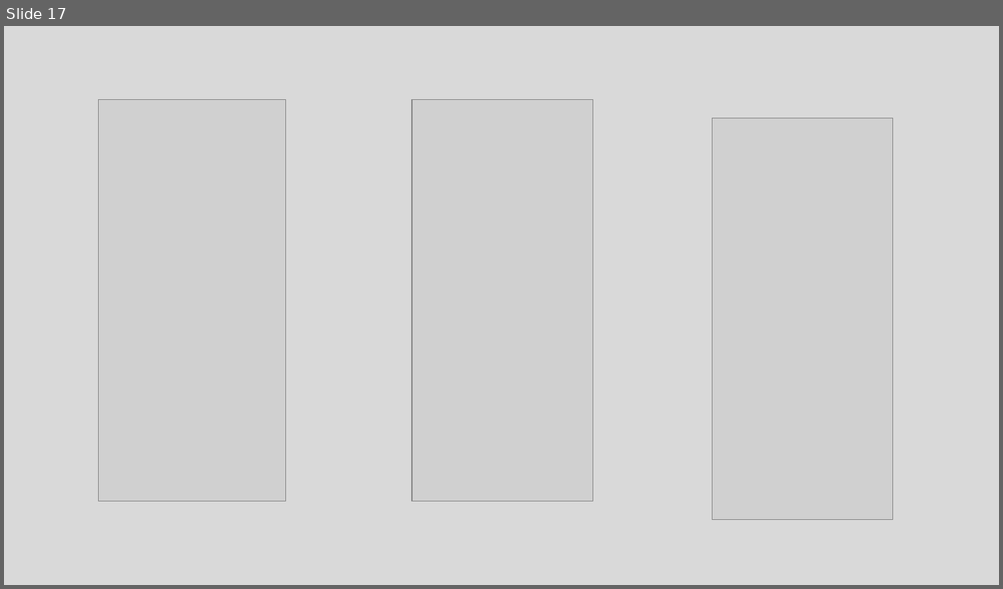
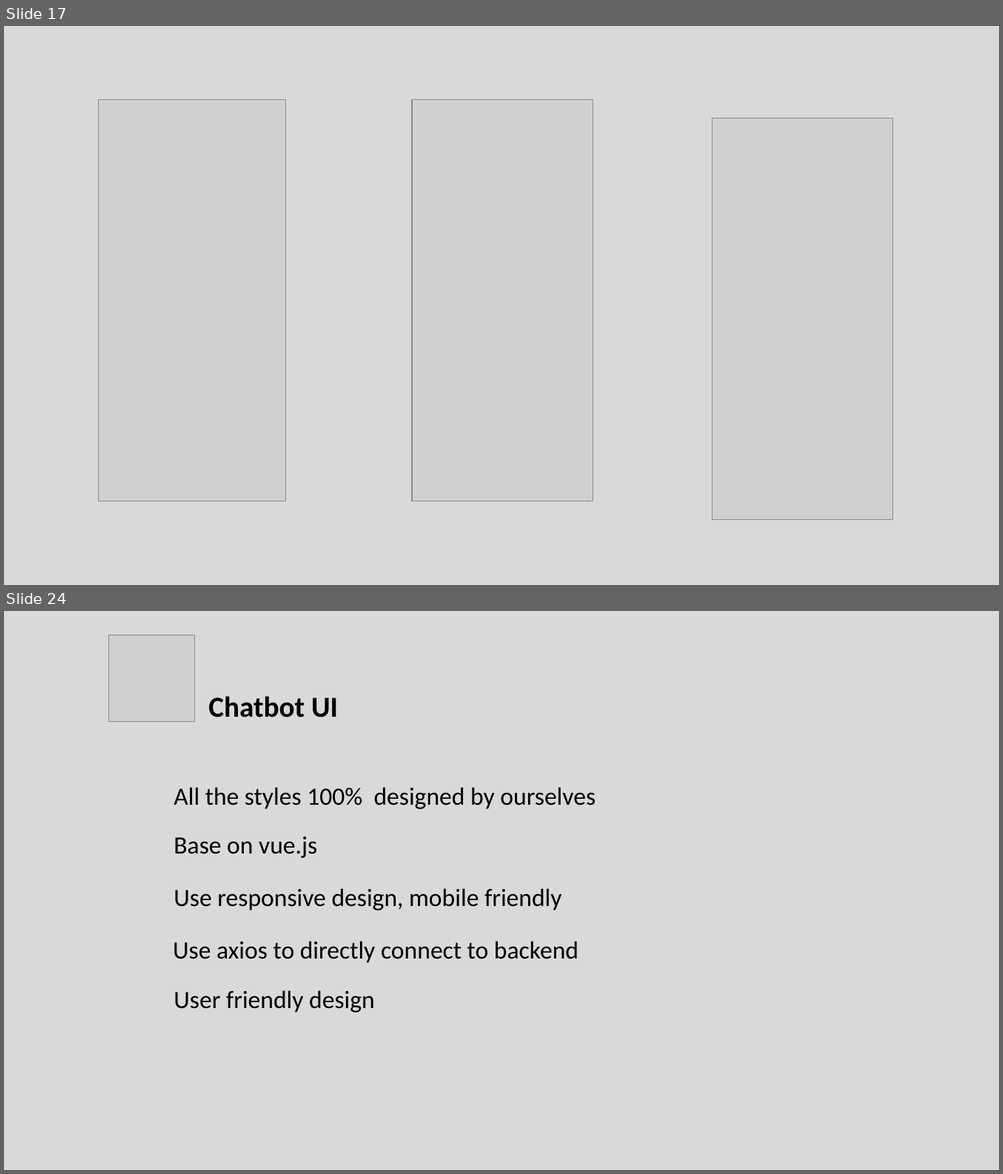
Before and after one commit to henryzt/JPMorgan-CFG19-Project-Access-Chatbot, a slide deck: presentation/Team14.pptx. Shown one above the other, each under a label of ours: slide 17 before the commit, slides 17 and 24 after it; the slides between them are not shown. The pictures are 1003x589 and 1003x1174 pixels, drawn with LibreOffice and Linux fonts; fonts in the diff are those of the drawing; grey boxes stand for pictures. Boxes give left, top, right and bottom in pixels: in the first picture for what was removed or moved away, otherwise in the second. Text is boxed around its words. In the diff, an @@ line names an element or a change of style, - is before the commit and + after.

```diff
--- a/presentation/Team14.pptx
+++ b/presentation/Team14.pptx
@@ slide 24 added at bbox=[4, 611, 999, 1170], background #D9D9D9 @@
@@ picture added at bbox=[108, 635, 194, 721] @@
@@ text added at bbox=[208, 696, 338, 718], 28 pt, text #000000, bold @@
+Chatbot UI
@@ text added at bbox=[173, 787, 595, 809], 24 pt, text #000000 @@
+All the styles 100% designed by ourselves
@@ text added at bbox=[173, 837, 317, 858], 24 pt, text #000000 @@
+Base on vue.js
@@ text added at bbox=[173, 889, 562, 911], 24 pt, text #000000 @@
+Use responsive design, mobile friendly
@@ text added at bbox=[173, 941, 578, 963], 24 pt, text #000000 @@
+Use axios to directly connect to backend
@@ text added at bbox=[173, 991, 375, 1013], 24 pt, text #000000 @@
+User friendly design
```
Also in this commit, not shown: 6 slides changed, 2 other slides added, 3 slides removed.
